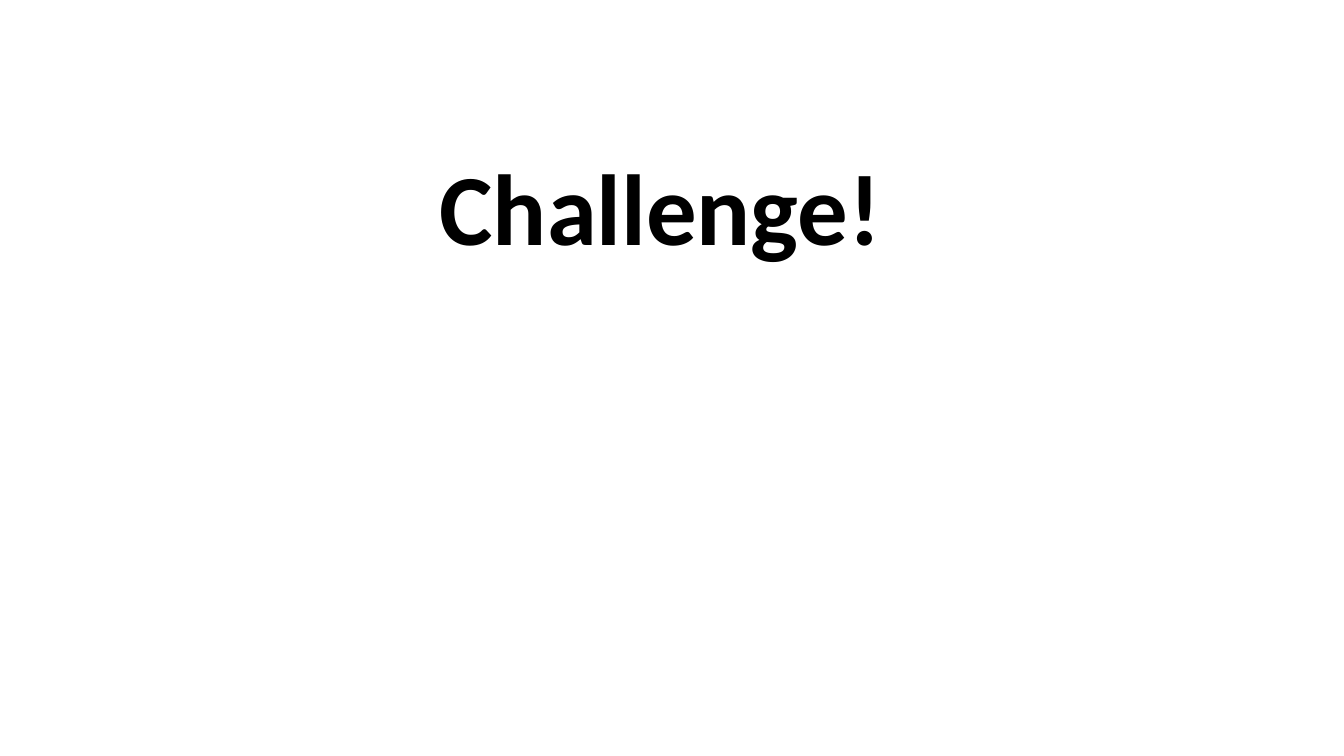
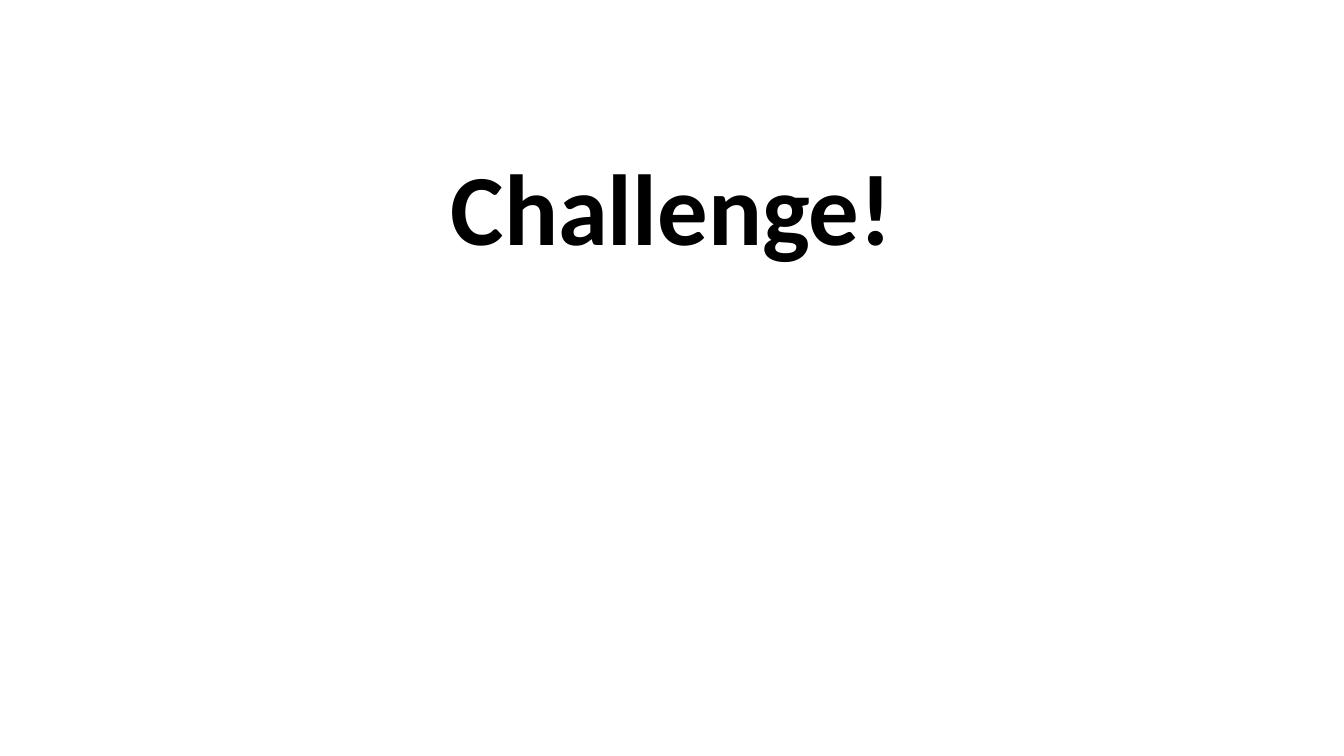
Before and after one commit to giih06/curso-PosgreSQL, a slide deck: slide 1 of seção 2 - SQL Statement Fundamentals/general+challenge+1.pptx. Drawn at 1344x756 pixels with LibreOffice and Linux fonts; fonts in the diff are those of the drawing. Boxes give left, top, right and bottom in pixels: in the first picture for what was removed or moved away, otherwise in the second. Text is boxed around its words. In the diff, an @@ line names an element or a change of style, - is before the commit and + after.

Commit message:
seção 2 challanges dowload

```diff
--- a/seção 2 - SQL Statement Fundamentals/general+challenge+1.pptx
+++ b/seção 2 - SQL Statement Fundamentals/general+challenge+1.pptx
@@ title "Challenge!" moved from (x1=440, y1=174, x2=881, y2=262) to (x1=451, y1=174, x2=892, y2=262) @@
```
